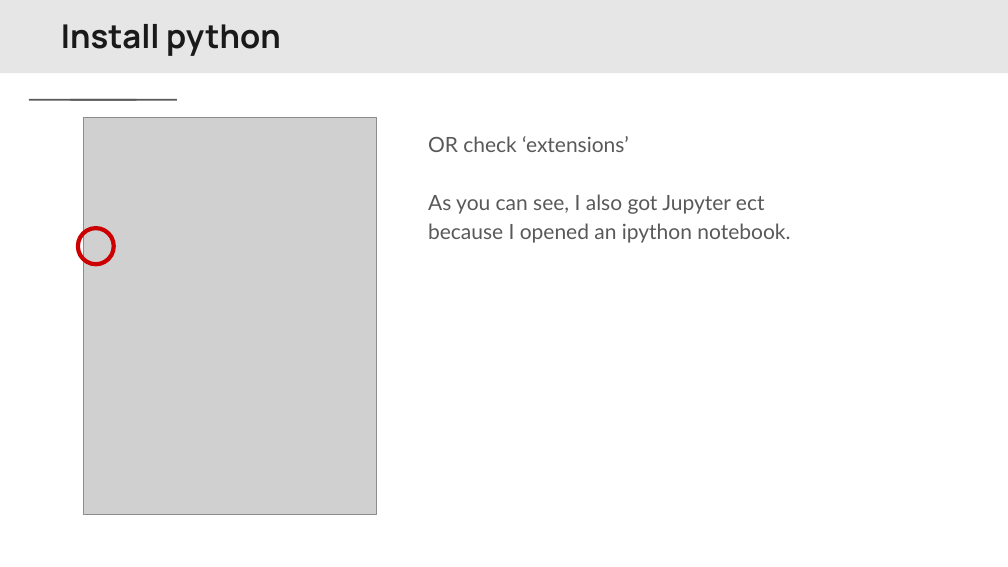
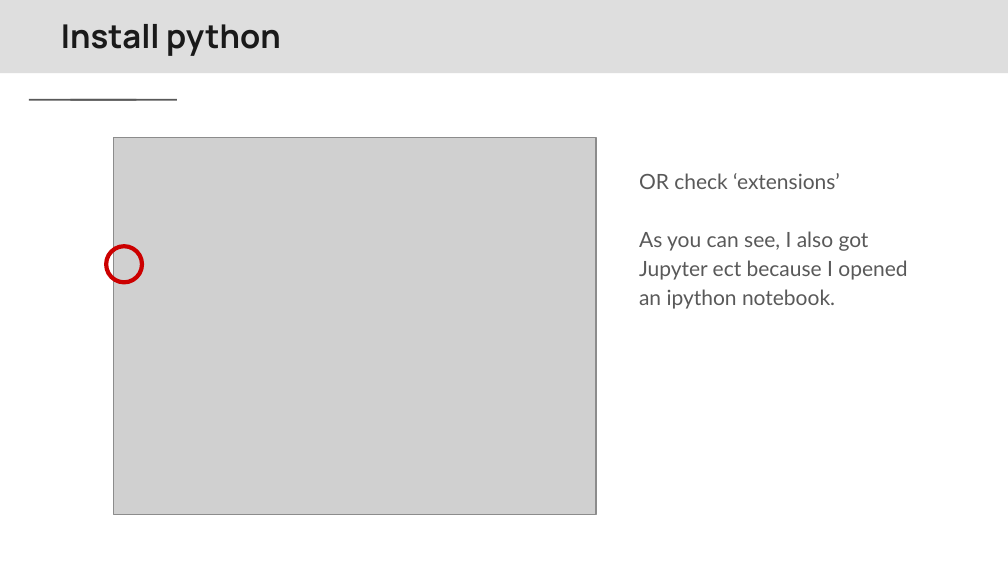
Before and after one commit to Center-for-Health-Data-Science/PythonTsunami, a slide deck: slide 6 of slides/Python Tsunami Local Installations vs code.pptx. Drawn at 1008x567 pixels with LibreOffice and Linux fonts; fonts in the diff are those of the drawing; grey boxes stand for pictures; background and template pictures are left out. Boxes give left, top, right and bottom in pixels: in the first picture for what was removed or moved away, otherwise in the second. Text is boxed around its words. In the diff, an @@ line names an element or a change of style, - is before the commit and + after.

```diff
--- a/slides/Python Tsunami Local Installations vs code.pptx
+++ b/slides/Python Tsunami Local Installations vs code.pptx
@@ picture: place and size @@
-picture at bbox=[84, 117, 376, 514]
+picture at bbox=[114, 137, 596, 514]
@@ text "OR check ‘extensions’" rewrapped from bbox=[428, 136, 790, 243] to bbox=[639, 173, 907, 309] @@
@@ ellipse: place and size @@
-ellipse at bbox=[78, 228, 114, 264]
+ellipse at bbox=[106, 246, 142, 282]
```
Also in this commit, not shown: 10 other slides changed, 3 other files.
